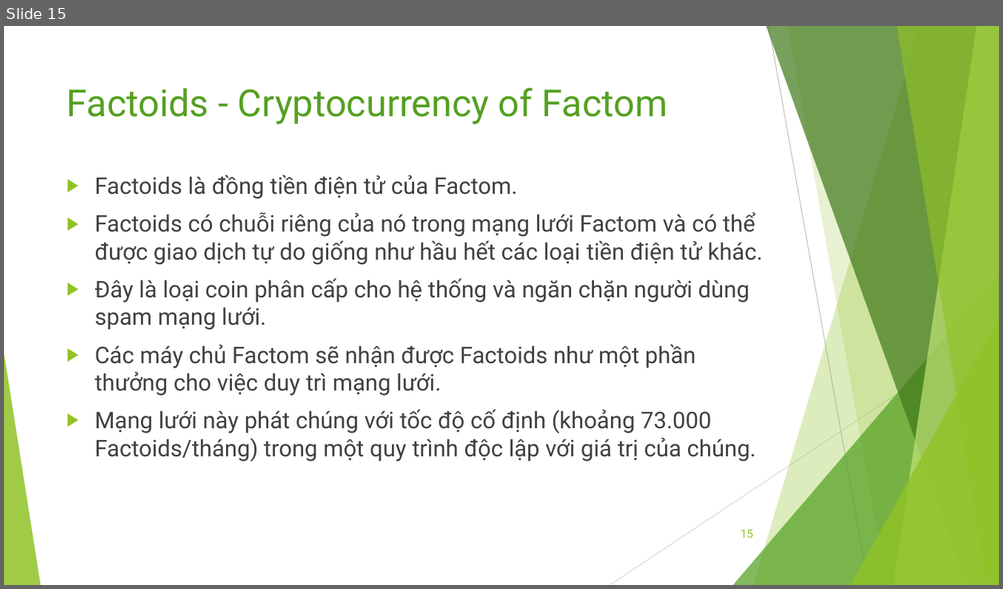
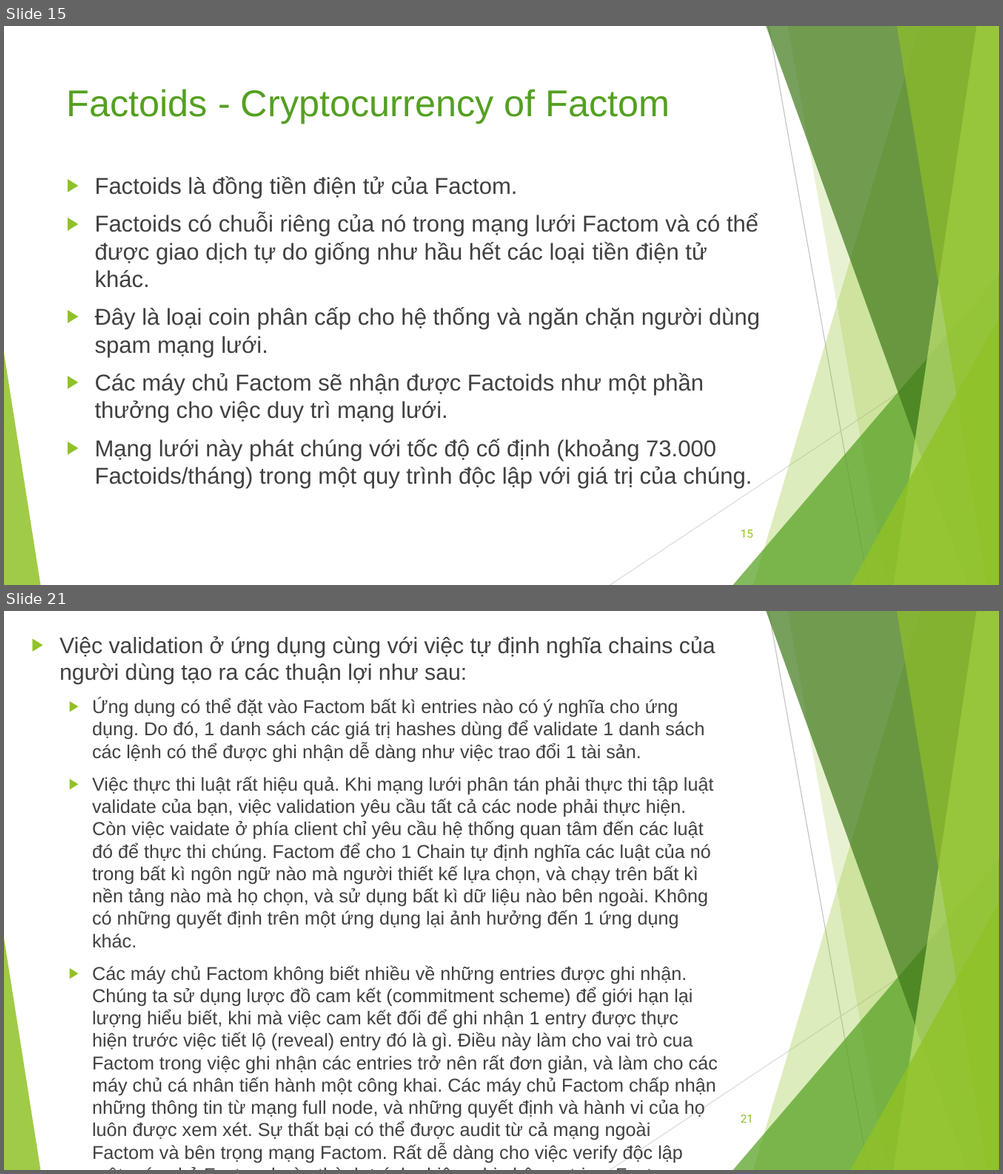
Before and after one commit to bku-blockchain/factom-research, a slide deck: docs/factom.pptx. Shown one above the other, each under a label of ours: slide 15 before the commit, slides 15 and 21 after it; the slides between them are not shown. The pictures are 1003x589 and 1003x1174 pixels, drawn with LibreOffice and Linux fonts; fonts in the diff are those of the drawing. Boxes give left, top, right and bottom in pixels: in the first picture for what was removed or moved away, otherwise in the second. Text is boxed around its words. In the diff, an @@ line names an element or a change of style, - is before the commit and + after.

```diff
--- a/docs/factom.pptx
+++ b/docs/factom.pptx
@@ slide 21 added at (4, 611, 999, 1170), background #FFFFFF; not listed: 10 template elements that a slide beside it also shows @@
@@ text added at (60, 636, 717, 1141), 18 pt, text #404040 @@
+▶ Việc validation ở ứng dụng cùng với việc tự định nghĩa chains của người dùng tạo ra các thuận lợi như sau:
+  ▶ Ứng dụng có thể đặt vào Factom bất kì entries nào có ý nghĩa cho ứng dụng. Do đó, 1 danh sách các giá trị hashes dùng để validate 1 danh sách các lệnh có thể được ghi nhận dễ dàng như việc trao đổi 1 tài sản.
+  ▶ Việc thực thi luật rất hiệu quả. Khi mạng lưới phân tán phải thực thi tập luật validate của bạn, việc validation yêu cầu tất cả các node phải thực hiện. Còn việc vaidate ở phía client chỉ yêu cầu hệ thống quan tâm đến các luật đó để thực thi chúng. Factom để cho 1 Chain tự định nghĩa các luật của nó trong bất kì ngôn ngữ nào mà người thiết kế lựa chọn, và chạy trên bất kì nền tảng nào mà họ chọn, và sử dụng bất kì dữ liệu nào bên ngoài. Không có những quyết định trên một ứng dụng lại ảnh hưởng đến 1 ứng dụng khác.
+  ▶ Các máy chủ Factom không biết nhiều về những entries được ghi nhận. Chúng ta sử dụng lược đồ cam kết (commitment scheme) để giới hạn lại lượng hiểu biết, khi mà việc cam kết đối để ghi nhận 1 entry được thực hiện trước việc tiết lộ (reveal) entry đó là gì. Điều này làm cho vai trò cua Factom trong việc ghi nhận các entries trở nên rất đơn giản, và làm cho các máy chủ cá nhân tiến hành một công khai. Các máy chủ Factom chấp nhận những thông tin từ mạng full node, và những quyết định và hành vi của họ luôn được xem xét. Sự thất bại có thể được audit từ cả mạng ngoài Factom và bên trọng mạng Factom. Rất dễ dàng cho việc verify độc lập một máy chủ Factom hoàn thành trách nhiệm ghi nhận entries. Factom không thể che giấu các hành vi sai trái.
@@ page number added at (740, 1115, 753, 1123), 11 pt, text #90C226 @@
+21
@@ slide 15 changed as well @@
@@ title "Factoids - Cryptocurrency of Factom" at (67, 89, 669, 124): font Roboto to Arial @@
@@ text "Factoids là đồng tiền điện ..." at (95, 176, 760, 488): font Roboto to Arial @@
```
Also in this commit, not shown: 14 other slides changed, 16 other slides added, 2 other files.
